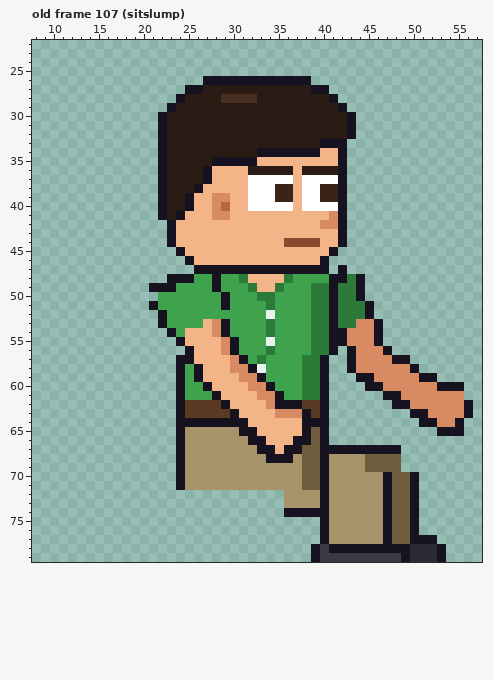
A pixel-art file gets an edit: sprites/expo/expo_vendg_right_anim.aseprite. This is how it looked before the edit.
64x80 pixels, 129 frames. Colours within 5 levels of each other are drawn and written as one. Shown: old frame 107 (sitslump): x 8..57, y 22..79. The commit also changed other frames, which this record leaves out.
The same view after the edit:
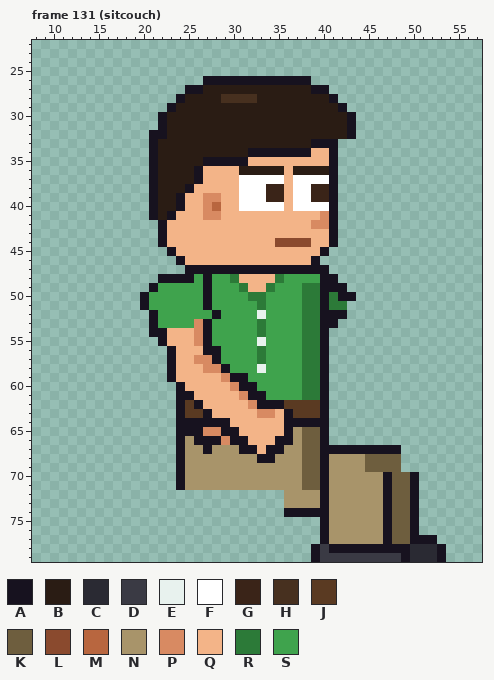
Palette (. is transparent): A #17121f  B #2a1c14  C #2a2a33  D #3a3a44  E #e8f2ee  F #ffffff  G #3a2418  H #47301f  J #5a3a22  K #6e5e3e  L #8a4a2e  M #b8663f  N #a8946a  P #d88a62  Q #f3b488  R #2c7a38  S #3fa34d
A new or re-ordered frame is compared with the old frame closest to it.
Change:
frames 129 -> 135
Changed rows in their new state; - is an unchanged pixel.
Frame 131 (sitcouch) is new; against old frame 107 (sitslump):
first column x 20:
32 -A-----------------------------------
33 -AB----------------A--.--------------
34 -AB---------A------Q-A.--------------
35 -AB----A----Q--------A.--------------
36 -AB---AQ---B----QB---A.--------------
37 -AB---AQ---F----QF---A.--------------
38 -AB--AQ----F--G-QF-G-A.--------------
39 -AB-AQ-P-Q-F--G-QF-G-A.--------------
40 -AB-AQ-PMQ-F----QF---A.--------------
41 -ABAQ--P-Q----------PA.--------------
42 --AQ---------------P-A.--------------
43 --AQ-----------------A.--------------
44 --AQ-----------L---Q-A.--------------
45 ---AQ---------------A.---------------
46 ----AQ-------------A.----------------
47 -----A----------------.--------------
48 --A----AS-RQ---RS---A-...------------
49 --SS---AS--RQ-RS--R-A-A..------------
50 AS-----A-S--R-S---R-ARAA.------------
51 AS-----A-S---RS---R-AR-...-----------
52 -AS-----A----ES---R-A-A...-----------
53 -AS---PASS---RS---R-A-.....----------
54 -AAQQ-PASS---RS---R-A......----------
55 --AQQ-PASSS--ES---R-A......----------
56 ---AQQ-AASS--RS---R-A.-.....---------
57 ---AQQPPASSS-----------.......-------
58 ---AQQQPPASSS----------........------
59 ---AQQQ--PAASS----------.........----
60 -----QQQ--PAASS----------...........-
61 -----AQQQ--PAASS-----------.........-
62 ------AQQQ--PAA-JJ----------.........
63 -------AQQQ--PPQAJJ-----------.......
64 ----------QQ----AA-------------.....-
65 -----AAPPAAQQ---ANK--------------...-
66 ------AAAPAAQQ-AANK------------------
67 -------A---AAQ-ANN-------------------
68 -------------A-NN--------------------
Where, in picture pixels (left, top, right, bottom), the same in both pictures:
changed: (140, 130, 473, 463)
